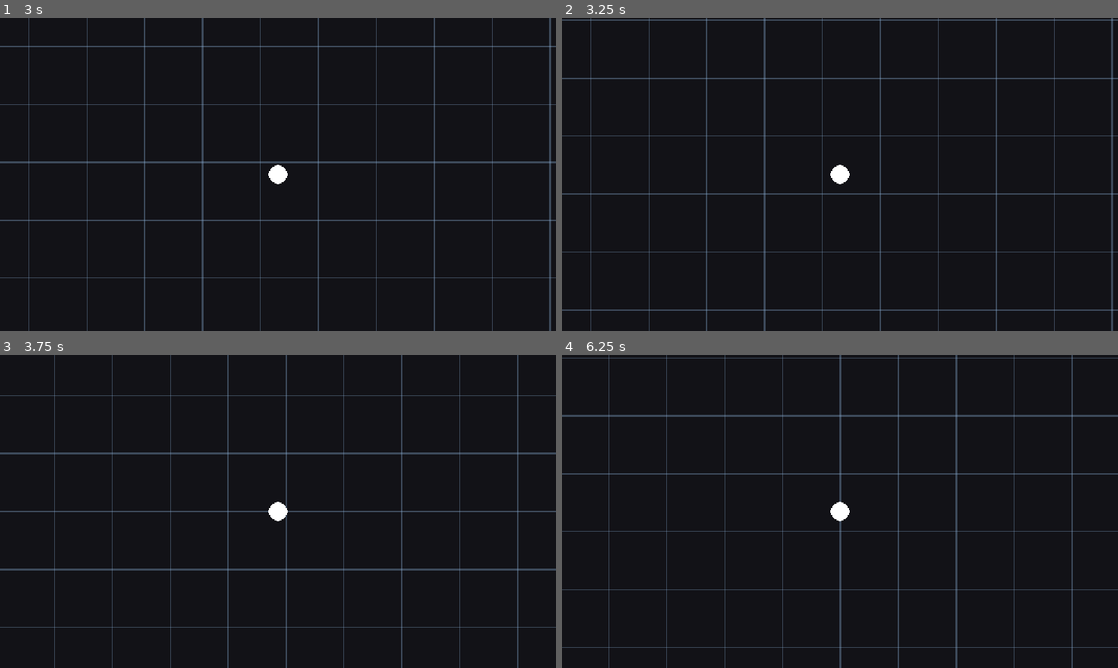
Above: before the commit, frames 1-4 (two rows, left to right).
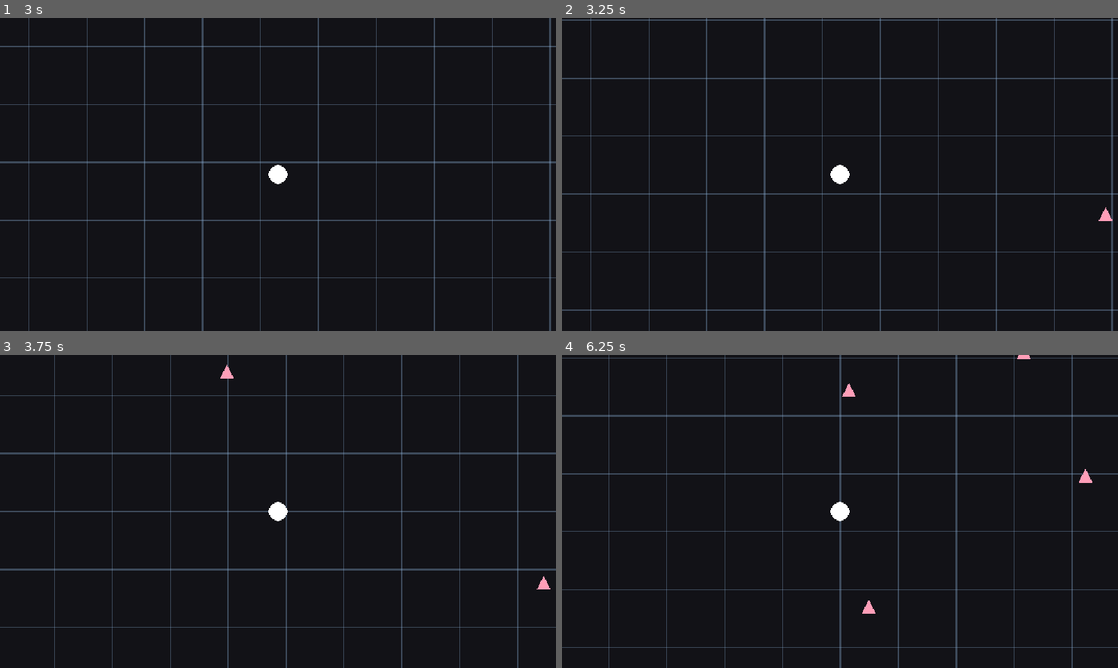
Above: after the commit, the same moments.

Repository: it-for-survivor/shape-survivor-for-hands-on
Game: Godot game, scene res://scenes/Main.tscn
The game is run twice, just before and just after one commit, with the same random seed, the same clock (stepped at 60 frames per second) and the same inputs.
Inputs:
- Up to frame 1 (3 s): tap Enter at 0.5, 2.75 s; hold D (move_right) 0.53-1.28 s; tap Space at 1.25 s; hold S (move_down) 1.28-2.03 s; hold D (move_right) 2.03-2.78 s; hold W (move_up) from 2.78 s (still down)
- Up to frame 2 (3.25 s): keep holding W (move_up)
- Up to frame 3 (3.75 s): release W (move_up) at 3.53 s; hold A (move_left) from 3.53 s (still down)
- Up to frame 4 (6.25 s): release A (move_left) at 5.03 s; hold S (move_down) 5.03-5.78 s; hold D (move_right) from 5.78 s (still down)

Frame 1 is identical in both runs. In frame 2, less than 0.1% of the frame differs, in the area x 96-99%, y 60-65%; in frame 3, 0.1%; in frame 4, 0.2%, in the area x 50-96%, y 0-83%.

Commit message:
add chapter-04

Diff:
--- a/hands-on/shape-survivor/project.godot
+++ b/hands-on/shape-survivor/project.godot
@@ -53,6 +53,11 @@
 ]
 }
 
+[layer_names]
+
+2d_physics/layer_1="player"
+2d_physics/layer_2="enemy"
+
 [physics]
 
 3d/physics_engine="Jolt Physics"
--- /dev/null
+++ b/hands-on/shape-survivor/scenes/Enemy.tscn
@@ -0,0 +1,14 @@
+[gd_scene format=3 uid="uid://bhtdv6xpnpgkt"]
+
+[ext_resource type="Script" uid="uid://y5hytld1itgd" path="res://scripts/Enemy.gd" id="1_3gvst"]
+
+[sub_resource type="CircleShape2D" id="CircleShape2D_miwry"]
+radius = 14.0
+
+[node name="Enemy" type="CharacterBody2D" unique_id=183550058]
+collision_layer = 2
+collision_mask = 2
+script = ExtResource("1_3gvst")
+
+[node name="CollisionShape2D" type="CollisionShape2D" parent="." unique_id=62154354]
+shape = SubResource("CircleShape2D_miwry")
--- a/hands-on/shape-survivor/scenes/Main.tscn
+++ b/hands-on/shape-survivor/scenes/Main.tscn
@@ -2,6 +2,8 @@
 
 [ext_resource type="PackedScene" uid="uid://b88y381luwmjd" path="res://scenes/Player.tscn" id="1_elqb8"]
 [ext_resource type="Script" uid="uid://ff836e6oe1q5" path="res://scripts/Background.gd" id="2_rvslj"]
+[ext_resource type="Script" uid="uid://dy46injsbik4a" path="res://scripts/EnemySpawner.gd" id="3_rarhs"]
+[ext_resource type="PackedScene" uid="uid://bhtdv6xpnpgkt" path="res://scenes/Enemy.tscn" id="4_vcsgt"]
 
 [node name="Main" type="Node2D" unique_id=51858551]
 
@@ -10,3 +12,7 @@
 
 [node name="Player" parent="." unique_id=1022972633 instance=ExtResource("1_elqb8")]
 position = Vector2(1000, 1000)
+
+[node name="EnemySpawner" type="Node2D" parent="." unique_id=1963351756]
+script = ExtResource("3_rarhs")
+enemy_scene = ExtResource("4_vcsgt")
--- /dev/null
+++ b/hands-on/shape-survivor/scripts/Enemy.gd
@@ -0,0 +1,18 @@
+extends CharacterBody2D
+
+@export var speed: float = 90.0
+
+var _target: Node2D
+
+func _ready() -> void:
+	add_to_group("enemy")
+	_target = get_tree().get_first_node_in_group("player")
+
+func _draw() -> void:
+	var points := PackedVector2Array([Vector2(0, -14), Vector2(12, 10), Vector2(-12, 10)])
+	draw_colored_polygon(points, Color(1.0, 0.62, 0.72))
+
+func _physics_process(_delta: float) -> void:
+	if is_instance_valid(_target):
+		velocity = (_target.global_position - global_position).normalized() * speed
+		move_and_slide()
--- /dev/null
+++ b/hands-on/shape-survivor/scripts/EnemySpawner.gd
@@ -0,0 +1,25 @@
+extends Node2D
+
+@export var enemy_scene: PackedScene
+@export var spawn_interval: float = 1.5
+@export var spawn_radius: float = 480.0
+
+var _player: Node2D
+var _timer: Timer
+
+func _ready() -> void:
+	_player = get_tree().get_first_node_in_group("player")
+	_timer = Timer.new()
+	_timer.wait_time = spawn_interval
+	_timer.autostart = true
+	_timer.timeout.connect(_on_timeout)
+	add_child(_timer)
+
+func _on_timeout() -> void:
+	if not is_instance_valid(_player) or not enemy_scene:
+		return
+	var angle := randf() * TAU
+	var offset := Vector2.RIGHT.rotated(angle) * spawn_radius
+	var enemy := enemy_scene.instantiate()
+	enemy.global_position = _player.global_position + offset
+	get_tree().current_scene.add_child(enemy)
Not shown, added: hands-on/shape-survivor/scripts/Enemy.gd.uid
Not shown, added: hands-on/shape-survivor/scripts/EnemySpawner.gd.uid
